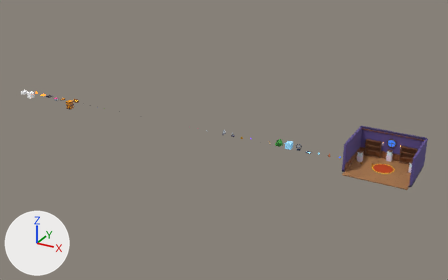
Renders of the Blender file blender/assets.blend from each side of a commit.
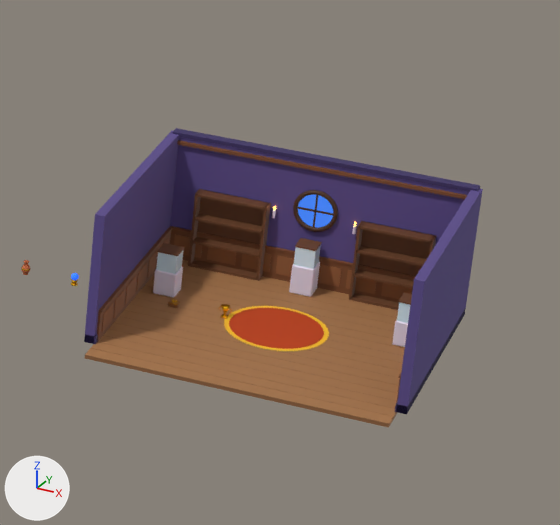
Each version appears first whole from a 50 mm camera at (87.0, -79.7, 38.8) aimed at (42.3, 1.6, -1.8), and next in a close-up on the part from 72% to 99% of the width and 35% to 75% of the height. The axes (+X, +Y, +Z) are drawn at lower left. The lights are the same throughout. The older version's two pictures come first.

The older version as bpy lines, for what is in view:
```python
ob_room_floor = bpy.data.objects.new('room_floor', me_room_floor)
ob_room_floor.parent = ob_menu_room
ob_room_floor.location = (0.0, 0.0, 0.0)
ob_room_floor_seams = bpy.data.objects.new('room_floor_seams', me_room_floor_seams)
ob_room_floor_seams.parent = ob_menu_room
ob_room_floor_seams.location = (0.0, 0.0, 0.0)
ob_room_trim = bpy.data.objects.new('room_trim', me_room_trim)
ob_room_trim.parent = ob_menu_room
ob_room_trim.location = (0.0, 0.0, 0.0)
ob_room_wainscot = bpy.data.objects.new('room_wainscot', me_room_wainscot)
ob_room_wainscot.parent = ob_menu_room
ob_room_wainscot.location = (0.0, 0.0, 0.0)
ob_room_walls = bpy.data.objects.new('room_walls', me_room_walls)
ob_room_walls.parent = ob_menu_room
ob_room_walls.location = (0.0, 0.0, 0.0)
ob_room_window_glass = bpy.data.objects.new('room_window_glass', me_room_window_glass)
ob_room_window_glass.parent = ob_menu_room
ob_room_window_glass.location = (0.0, 0.0, 0.0)
# also in view: 'room_rug' at (68.8, 0.0, 0.0); 'room_bookcase_left' at (66.2, 3.3, 1.2); 'room_vitrina_center_pedestal' at (68.8, 3.0, 0.5); 'room_wainscot_panels' at (68.8, 0.1, 0.5); 'room_bookcase_right' at (71.4, 3.3, 1.2)
```
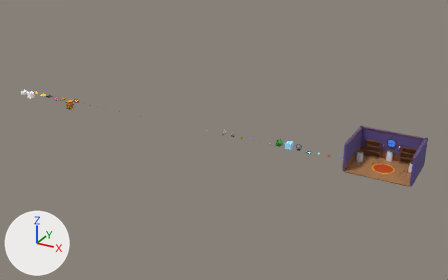
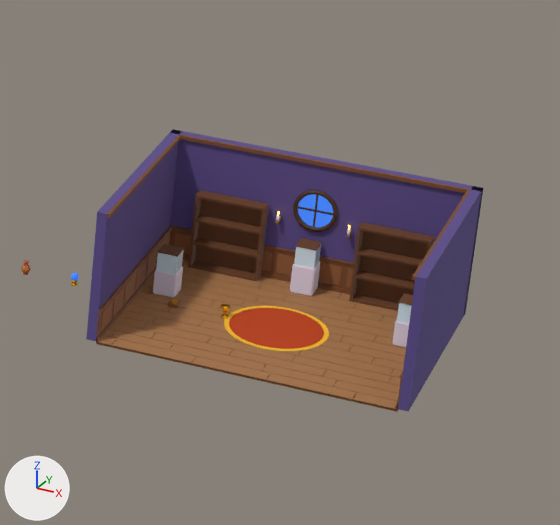
Where the change shows, as pixel boxes [x1, y1, x2, y2] in the close-ups (560 x 525 px; the box of a moved part takes in the faces that stretch with it):
'room_walls', reshaped
    before: [84, 131, 483, 414]
    after: [86, 129, 483, 411]
'room_floor', reshaped (8% shorter)
    before: [85, 260, 405, 426]
    after: [96, 260, 406, 412]
'room_wainscot', reshaped
    before: [97, 140, 467, 401]
    after: [96, 134, 471, 409]
'room_trim', deleted
    before: [85, 128, 480, 414]
'room_floor_seams', deleted (mostly hidden)
    before: [85, 265, 403, 428]
'room_floor_base', added
    after: [96, 279, 398, 411]
'room_sconces', added
    after: [275, 216, 352, 238]
part 1 of me_room_floor, added
    after: [96, 336, 116, 348]
part 2 of me_room_floor, added (brown)
    after: [112, 339, 196, 366]
part 3 of me_room_floor, added (brown)
    after: [192, 357, 270, 382]
part 4 of me_room_floor, added (brown)
    after: [266, 373, 357, 402]
part 5 of me_room_floor, added
    after: [353, 392, 399, 412]
part 6 of me_room_floor, added
    after: [109, 323, 156, 338]
part 7 of me_room_floor, added
    after: [389, 376, 401, 386]
part 8 of me_room_floor, rebuilt
    before: [182, 266, 398, 318]
    after: [259, 283, 357, 308]
part 9 of me_room_floor, rebuilt
    before: [182, 260, 396, 310]
    after: [339, 293, 350, 301]
part 10 of me_room_floor, cut back (mostly hidden before)
    before: [125, 304, 403, 371]
    after: [135, 260, 406, 364]
part 11 of me_room_walls, moved or reshaped
    before: [170, 137, 469, 263]
    after: [170, 129, 483, 317]
part 12 of me_room_walls, moved or reshaped
    before: [84, 131, 179, 344]
    after: [86, 130, 180, 341]
part 13 of me_room_walls, moved or reshaped
    before: [397, 188, 483, 414]
    after: [398, 186, 483, 411]
part 14 of me_room_wainscot, added
    after: [179, 134, 471, 193]
part 15 of me_room_wainscot, added
    after: [107, 135, 181, 218]
part 16 of me_room_wainscot, added
    after: [412, 190, 470, 280]
part 17 of me_room_wainscot, deleted
    before: [177, 140, 467, 199]
part 18 of me_room_wainscot, moved or reshaped
    before: [97, 226, 416, 401]
    after: [96, 225, 402, 408]

The change, as a diff of the scene's bpy script:
```diff
--- a/blender/assets.blend.py
+++ b/blender/assets.blend.py
@@ me_room_floor @@
 # used by ob_room_floor; parent = ob_menu_room; location = (0.0, 0.0, 0.0)
-me_room_floor.from_pydata(...)  # 144 vertices, 108 faces; spans x -4.5..4.5, y -4.49..4.49, z -0.12..0.0
+me_room_floor.from_pydata(...)  # 512 vertices, 384 faces; spans x -4.49..4.49, y -3.48..3.48, z -0.1..0.0
+# me_room_floor part 1: a new loose piece, a box spanning x -4.49..-4.02, y -3.48..-3.02, z -0.1..0.0, in mat_plank (brown #a8764a)
+# me_room_floor part 2: a new loose piece, a box spanning x -4.0..-1.57, y -3.48..-3.02, z -0.1..0.0, in mat_plank (brown #a8764a)
+# me_room_floor part 3: a new loose piece, a box spanning x -1.55..0.67, y -3.48..-3.02, z -0.1..0.0, in mat_plank (brown #a8764a)
+# me_room_floor part 4: a new loose piece, a box spanning x 0.69..3.2, y -3.48..-3.02, z -0.1..0.0, in mat_plank (brown #a8764a)
+# me_room_floor part 5: a new loose piece, a box spanning x 3.22..4.49, y -3.48..-3.02, z -0.1..0.0, in mat_plank (brown #a8764a)
+# me_room_floor part 6: a new loose piece, a box spanning x -4.49..-3.12, y -2.48..-2.02, z -0.1..0.0, in mat_plank (brown #a8764a)
+# me_room_floor part 7: a new loose piece, a box spanning x 3.86..4.49, y -1.99..-1.51, z -0.1..0.0, in mat_plank (brown #a8764a)
+# me_room_floor part 8: the loose piece of 8 vertices spanning x -4.5..4.5, y 2.51..2.99, z -0.12..0.0 is rebuilt with 8 vertices and now spans x -1.26..1.68, y 2.52..2.98, z -0.1..0.0
+# me_room_floor part 9: the loose piece of 8 vertices spanning x -4.5..4.5, y 3.01..3.49, z -0.12..0.0 is rebuilt with 8 vertices and now spans x 1.1..3.88, y 3.02..3.48, z -0.1..0.0
+# me_room_floor part 10: 16 vertices removed from x -4.5..4.5, y -0.99..3.99, z -0.12..0.0; 208 vertices added at x -4.49..4.49, y -0.49..3.48, z -0.1..0.0
+# other edits to the shape of me_room_floor do not show in these pictures
 me_room_floor.materials.append(mat_plank)
@@ me_room_walls @@
 # used by ob_room_walls; parent = ob_menu_room; location = (0.0, 0.0, 0.0)
-me_room_walls.from_pydata(...)  # 24 vertices, 18 faces; spans x -4.8..4.8, y -3.7..3.8, z 0.0..4.2
+me_room_walls.from_pydata(...)  # 24 vertices, 18 faces; spans x -4.8..4.8, y -3.5..3.8, z 0.0..4.2
+# me_room_walls part 11: the loose piece of 8 vertices spanning x -4.7..4.7, y 3.5..3.8, z 0.0..4.2 is scaled about its middle by (1.02, 1, 1)
+# me_room_walls part 12: the loose piece of 8 vertices spanning x -4.8..-4.5, y -3.7..3.7, z 0.0..4.2 is scaled about its middle by (1, 0.986, 1), then moved by (0.0, 0.15, 0.0)
+# me_room_walls part 13: the loose piece of 8 vertices spanning x 4.5..4.8, y -3.7..3.7, z 0.0..4.2 is scaled about its middle by (1, 0.986, 1), then moved by (0.0, 0.15, 0.0)
 me_room_walls.materials.append(mat_wallpaper)
@@ me_room_wainscot @@
 # used by ob_room_wainscot; parent = ob_menu_room; location = (0.0, 0.0, 0.0)
-me_room_wainscot.from_pydata(...)  # 56 vertices, 42 faces; spans x -4.5..4.5, y -3.5..3.5, z 0.0..4.0
+me_room_wainscot.from_pydata(...)  # 96 vertices, 72 faces; spans x -4.5..4.5, y -3.5..3.5, z 0.0..4.2
+# me_room_wainscot part 14: a new loose piece, a box spanning x -4.5..4.5, y 3.41..3.5, z 4.08..4.2, in mat_wainscot (brown #7a4a2a)
+# me_room_wainscot part 15: a new loose piece, a box spanning x -4.5..-4.41, y -3.5..3.41, z 4.08..4.2, in mat_wainscot (brown #7a4a2a)
+# me_room_wainscot part 16: a new loose piece, a box spanning x 4.41..4.5, y -3.5..3.41, z 4.08..4.2, in mat_wainscot (brown #7a4a2a)
+# me_room_wainscot part 17: the loose piece of 8 vertices spanning x -4.5..4.5, y 3.38..3.5, z 3.9..4.0 is deleted
+# me_room_wainscot part 18: 36 vertices removed from x -4.5..4.5, y -3.5..3.5, z 0.0..1.05; 28 vertices added at x -4.5..4.5, y -3.5..3.5, z 0.0..1.06
+# other edits to the shape of me_room_wainscot do not show in these pictures
 me_room_wainscot.materials.append(mat_wainscot)
@@ ob_room_floor_seams @@
-ob_room_floor_seams = bpy.data.objects.new('room_floor_seams', me_room_floor_seams)
@@ ob_room_trim @@
-ob_room_trim = bpy.data.objects.new('room_trim', me_room_trim)
@@ ob_room_sconces @@
+ob_room_sconces = bpy.data.objects.new('room_sconces', me_room_sconces)  # 112 vertices, 68 faces; spans x -1.17..1.17, y 3.26..3.5, z 1.9..2.14; in mat_brass (brown #b08d3c)
+ob_room_sconces.parent = ob_menu_room
+ob_room_sconces.location = (0.0, 0.0, 0.0)
@@ ob_room_floor_base @@
+ob_room_floor_base = bpy.data.objects.new('room_floor_base', me_room_floor_base)  # a box spanning x -4.5..4.5, y -3.5..3.5, z -0.06..-0.02; in mat_plankdark (brown #5a3a22)
+ob_room_floor_base.parent = ob_menu_room
+ob_room_floor_base.location = (0.0, 0.0, 0.0)
```
